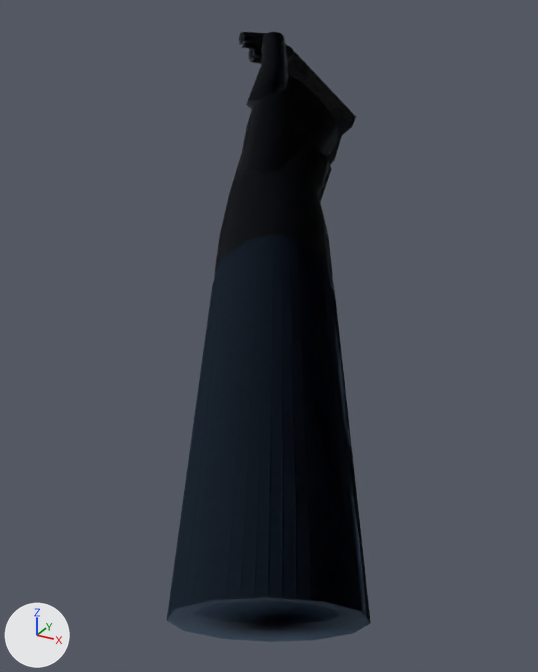
What one commit did to the glTF model app/src/main/assets/models/fp_hands_ct_knife.glb.
Camera for both pictures: a camera (50 mm lens) standing at (0.331, -0.633, 0.068) and looking at (0.094, -0.203, -0.148). Lighting does not change. The marker at lower left points along +X, +Y and +Z. The picture after the commit comes second.

Script lines for the objects in view, before the commit:
```python
ob_weaponroot = bpy.data.objects.new('WeaponRoot', me_handsmesh)
ob_weaponroot.location = (0.0, 0.0, 0.0)
```
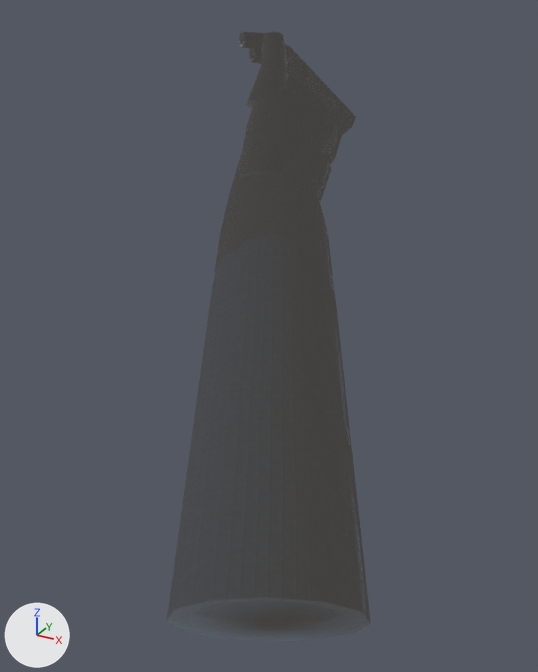
Where the change shows, as pixel boxes (x1, y1, x2, y2) in the pictures (538 x 672 px):
'WeaponRoot', recoloured, surface changed (lighter)
    both: (167, 32, 371, 642)

Diff of the bpy script that builds the scene:
```diff
--- a/app/src/main/assets/models/fp_hands_ct_knife.glb.py
+++ b/app/src/main/assets/models/fp_hands_ct_knife.glb.py
@@ mat_sleeve @@
 n0 = _N.new('ShaderNodeBsdfPrincipled'); n0.name = 'Principled BSDF'
+n0.inputs[27].default_value = (0.055, 0.0528, 0.0495, 1.0)  # 'Emission Color', dark grey #42413f
+n0.inputs[28].default_value = 1.0  # 'Emission Strength'
 n1 = _N.new('ShaderNodeOutputMaterial'); n1.name = 'Material Output'
@@ mat_leather @@
 n0 = _N.new('ShaderNodeBsdfPrincipled'); n0.name = 'Principled BSDF'
+n0.inputs[27].default_value = (0.055, 0.0528, 0.0495, 1.0)  # 'Emission Color', dark grey #42413f
+n0.inputs[28].default_value = 1.0  # 'Emission Strength'
 n1 = _N.new('ShaderNodeOutputMaterial'); n1.name = 'Material Output'
@@ mat_carbon @@
 n0 = _N.new('ShaderNodeBsdfPrincipled'); n0.name = 'Principled BSDF'
+n0.inputs[28].default_value = 1.0  # 'Emission Strength'
 n1 = _N.new('ShaderNodeOutputMaterial'); n1.name = 'Material Output'
```
